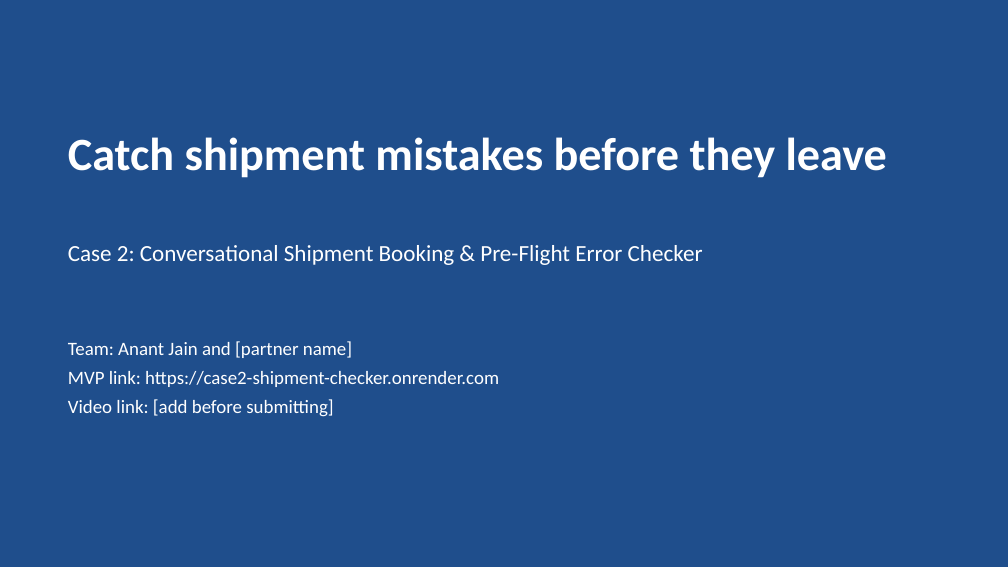
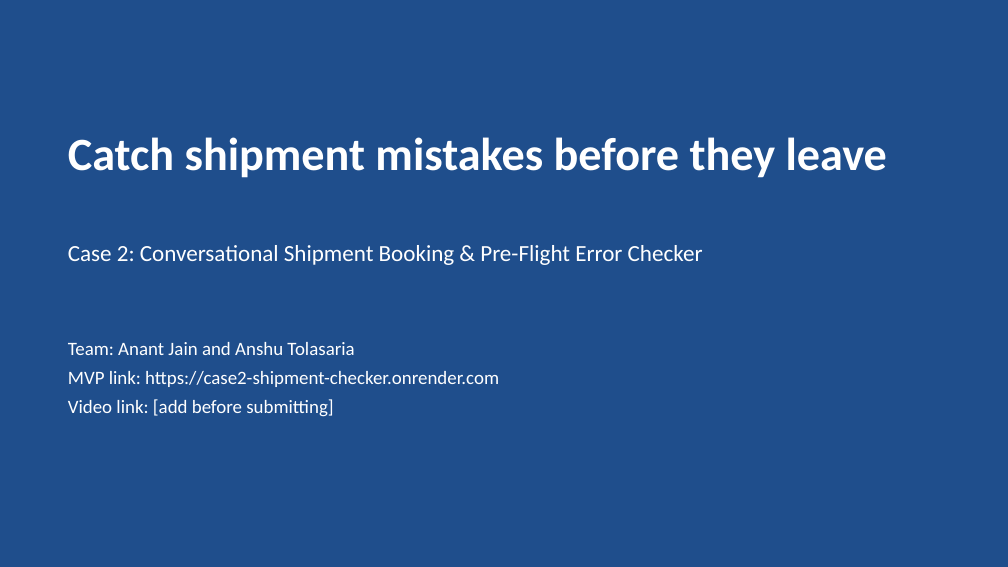
Before and after one commit to Anant3452/case2-shipment-checker, a slide deck: slide 1 of deck/Case2-shipment-checker-deck.pptx. Drawn at 1008x567 pixels with LibreOffice and Linux fonts; fonts in the diff are those of the drawing. Boxes give left, top, right and bottom in pixels: in the first picture for what was removed or moved away, otherwise in the second. Text is boxed around its words. In the diff, an @@ line names an element or a change of style, - is before the commit and + after.

```diff
--- a/deck/Case2-shipment-checker-deck.pptx
+++ b/deck/Case2-shipment-checker-deck.pptx
@@ text at box(68, 342, 354, 355): text changed @@
-Team: Anant Jain and [partner name]
+Team: Anant Jain and Anshu Tolasaria
```
Also in this commit, not shown: 1 other file.
